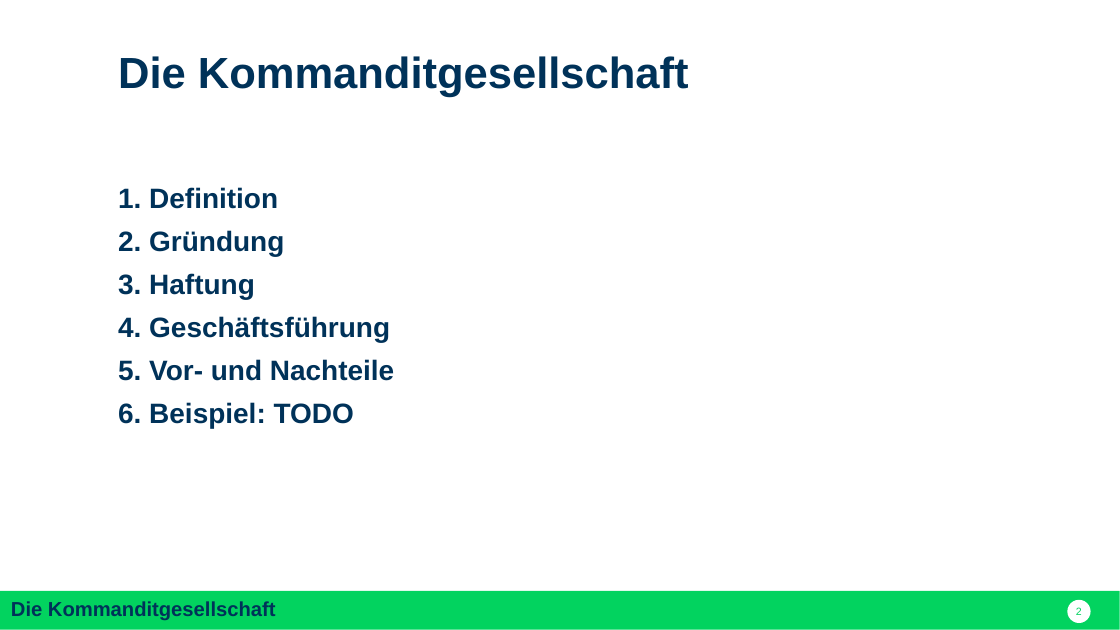
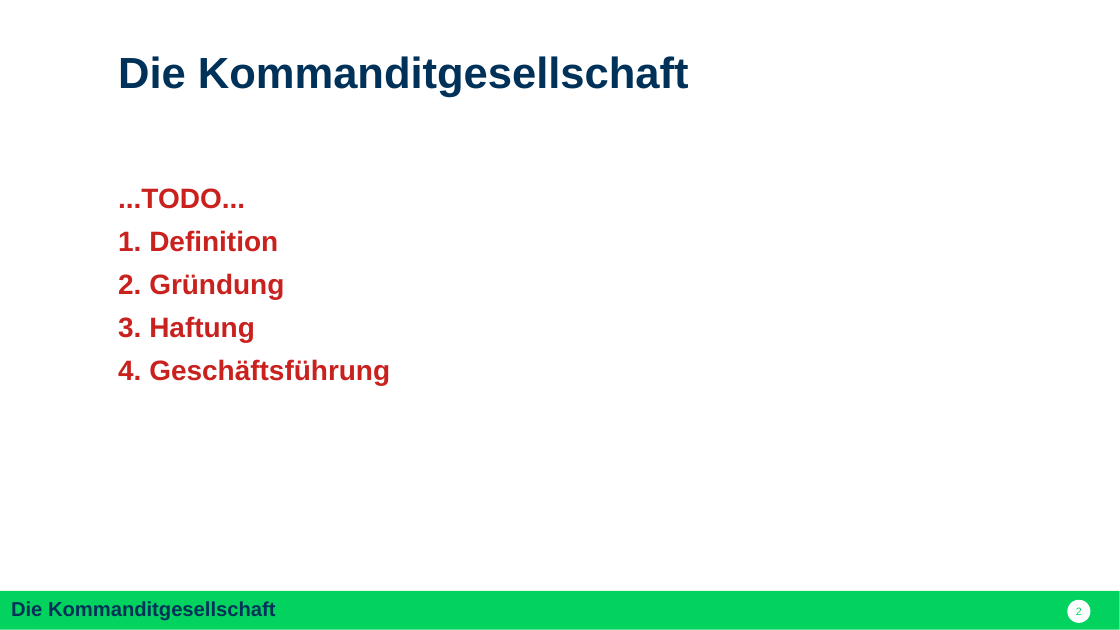
Before and after one commit to nodeg/exercises, a slide deck: slide 2 of Referat_BWP_KG_dom.pptx. Drawn at 1120x630 pixels with LibreOffice and Linux fonts; fonts in the diff are those of the drawing. Boxes give left, top, right and bottom in pixels: in the first picture for what was removed or moved away, otherwise in the second. Text is boxed around its words. In the diff, an @@ line names an element or a change of style, - is before the commit and + after.

```diff
--- a/Referat_BWP_KG_dom.pptx
+++ b/Referat_BWP_KG_dom.pptx
@@ text at (118,188,245,209): paragraph added @@
+...TODO...
@@ text at (118,230,390,385): text colour #003259 to #C9211E in "1. Definition", "2. Gründung", "3. Haftung", "4. Geschäftsführung" @@
@@ text at (118,359,394,428): paragraphs removed @@
-5. Vor- und Nachteile
-6. Beispiel: TODO
```
Also in this commit, not shown: 6 other slides changed, 1 slide added.
